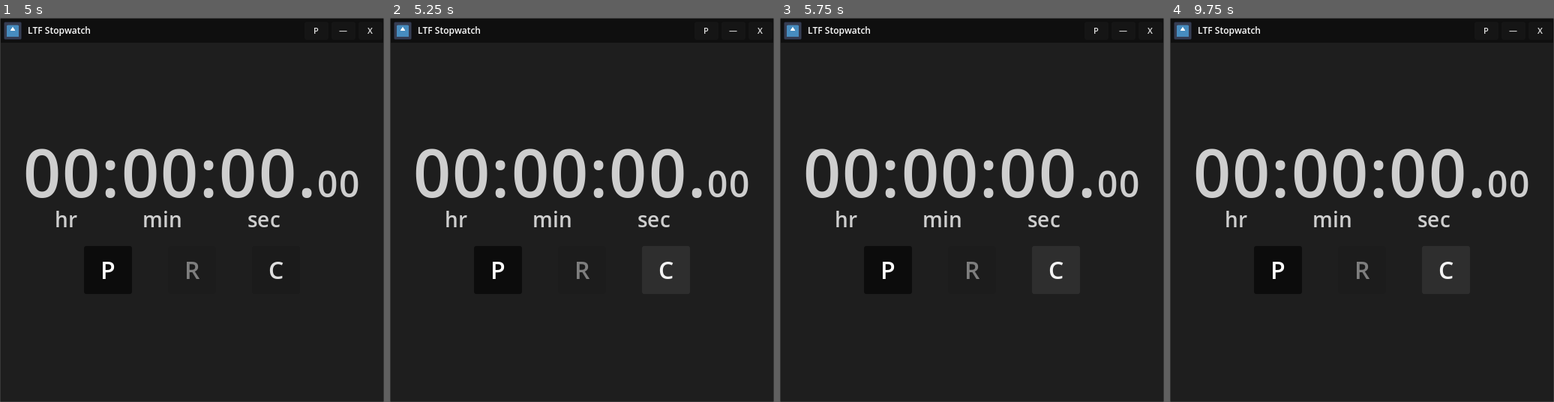
Above: before the commit, frames 1-4 (left to right).
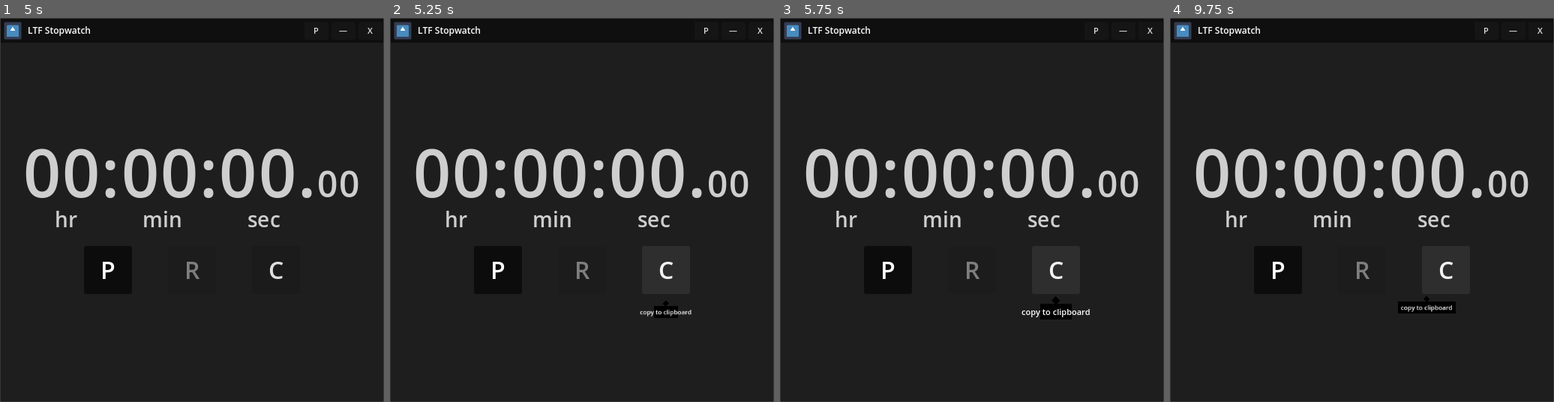
Above: after the commit, the same moments.

Repository: LiteFeather1/ltf-stopwatch
Game: Godot game, scene res://main.tscn
The game is run twice, just before and just after one commit, with the same random seed, the same clock (stepped at 60 frames per second) and the same inputs. The engine's default icon, where the game draws it, is replaced by a stand-in: a white triangle on a blue panel in a dark square.
Inputs:
- Up to frame 1 (5 s): click "P" at 0.5 s; click "nP" at 1.25 s; click "—" at 2 s; click "S" at 2.75 s; click "P" at 3.5 s; click "C" at 4.25 s
- Up to frame 2 (5.25 s): click "C" at 5 s
- Up to frame 3 (5.75 s): no input
- Up to frame 4 (9.75 s): click "P" at 5.75 s; click "nP" at 6.5 s; click "—" at 7.25 s; click "P" at 8 s; click "C" at 8.75 s; click "C" at 9.5 s

Frame 1 is identical in both runs. In frame 2, 0.2% of the frame differs, in the area x 65-79%, y 73-79%; in frame 3, 0.4%, in the area x 62-81%, y 72-79%; in frame 4, 0.4%.

Commit message:
#24 reset and clipboard pop up on hover

Diff:
--- a/scenes/button_pop_up.gd
+++ b/scenes/button_pop_up.gd
@@ -1,7 +1,7 @@
 class_name ButtonPopUp extends Button
 
 
-@export var pop_up_name: String
+@export var pop_up_name: String = "name"
 
 
 func _ready() -> void:
--- a/scenes/stopwatch_ui.tscn
+++ b/scenes/stopwatch_ui.tscn
@@ -1,7 +1,8 @@
-[gd_scene load_steps=3 format=3 uid="uid://c4glodl21jgi2"]
+[gd_scene load_steps=4 format=3 uid="uid://c4glodl21jgi2"]
 
 [ext_resource type="Script" path="res://scenes/stopwatch_ui.gd" id="1_t7xu2"]
 [ext_resource type="PackedScene" uid="uid://ck0u55igveb4s" path="res://scenes/stopwatch.tscn" id="2_m0v6e"]
+[ext_resource type="Script" path="res://scenes/button_pop_up.gd" id="3_wkdtx"]
 
 [node name="stopwatch_ui" type="VBoxContainer"]
 custom_minimum_size = Vector2(512, 224)
@@ -39,6 +40,8 @@
 focus_mode = 0
 disabled = true
 text = "R"
+script = ExtResource("3_wkdtx")
+pop_up_name = "Reset"
 
 [node name="b_clipboard" type="Button" parent="HBoxContainer"]
 unique_name_in_owner = true
@@ -46,3 +49,5 @@
 layout_mode = 2
 focus_mode = 0
 text = "C"
+script = ExtResource("3_wkdtx")
+pop_up_name = "copy to clipboard"
